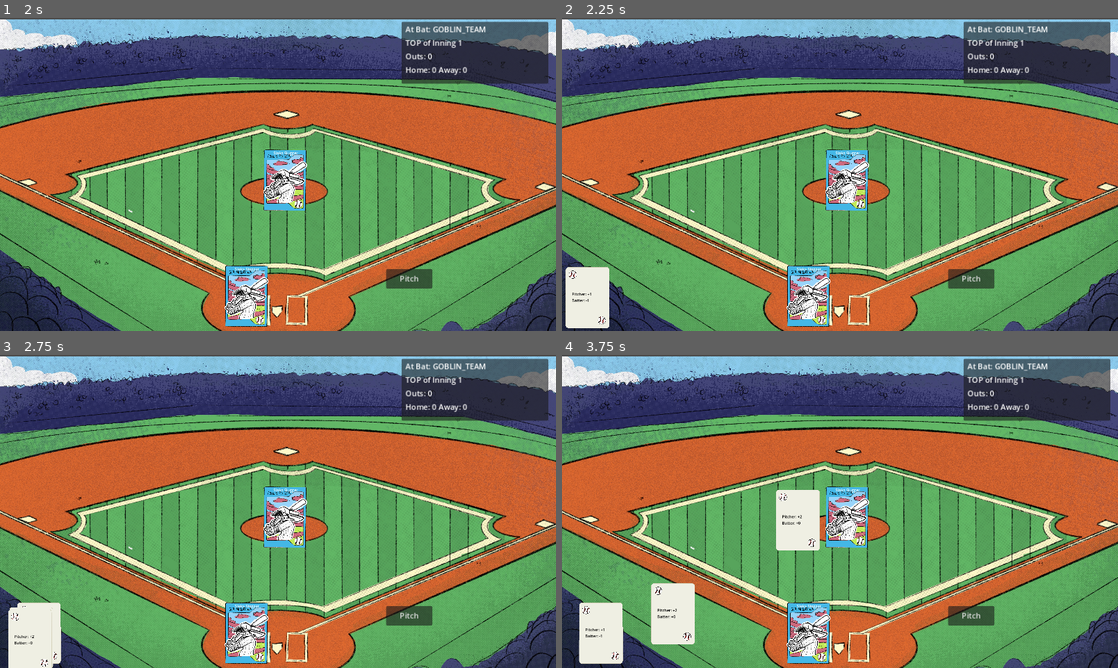
Above: before the commit, frames 1-4 (two rows, left to right).
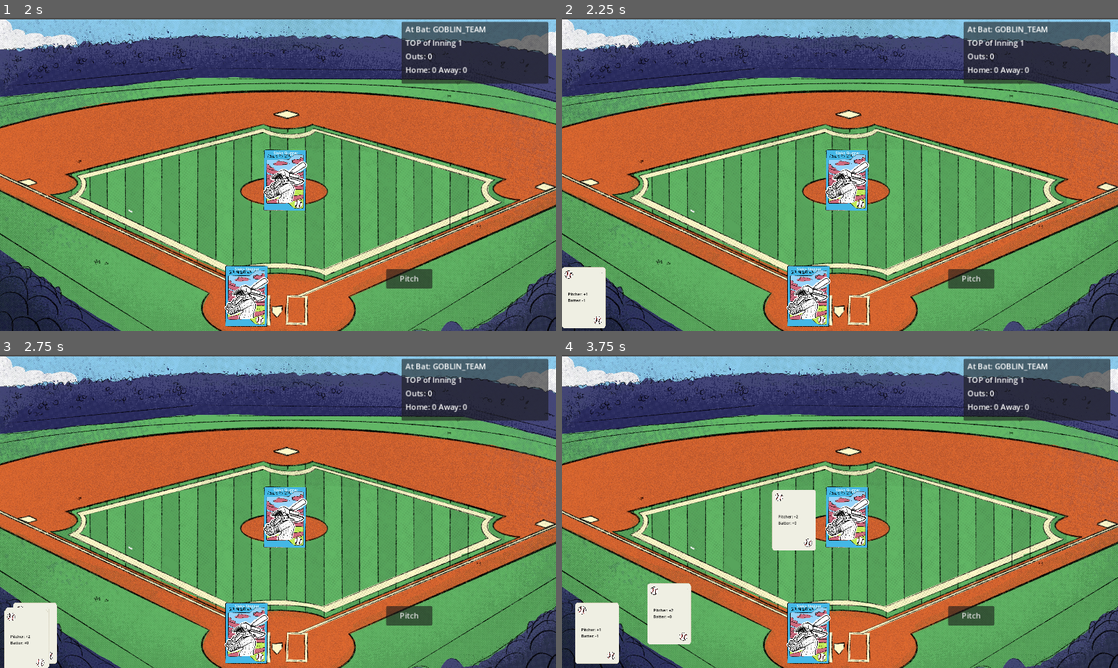
Above: after the commit, the same moments.

Repository: Zami77/MonsterModeBaseball
Game: Godot game, scene res://src/managers/game_manager/GameManager.tscn
The game is run twice, just before and just after one commit, with the same random seed, the same clock (stepped at 60 frames per second) and the same inputs. Sound files missing from this copy of the repository are replaced by a short silence.
Inputs (mouse positions are in pixels of both pictures, inside the frame that each line leads up to):
- Up to frame 1 (2 s): move the mouse to (400, 158) at 0.52 s; press the mouse at (400, 158) at 0.53 s; release the mouse at (400, 158) at 1.25 s; click "Play Game" at 1.25 s
- Up to frame 2 (2.25 s): move the mouse to (728, 190) at 2.02 s; click (728, 190) at 2.1 s
- Up to frame 3 (2.75 s): no input
- Up to frame 4 (3.75 s): move the mouse to (600, 633) at 2.77 s; press the mouse at (600, 633) at 2.78 s; move the mouse to (645, 633) at 3.52 s; release the mouse at (645, 633) at 3.53 s; click (645, 633) at 3.6 s

Frame 1 is identical in both runs. In frame 2, 0.4% of the frame differs, in the area x 0-9%, y 79-100%; in frame 3, 0.5%; in frame 4, 1.3%, in the area x 2-47%, y 43-99%.

Commit message:
special card system impl

Diff:
--- a/src/dice_chucker/DiceChucker.tscn
+++ b/src/dice_chucker/DiceChucker.tscn
@@ -56,8 +56,12 @@
 "values": [0.0, 4.71239, 6.28319]
 }
 
+[sub_resource type="Animation" id="Animation_vnf2p"]
+resource_name = "change"
+
 [sub_resource type="AnimationLibrary" id="AnimationLibrary_002gp"]
 _data = {
+"change": SubResource("Animation_vnf2p"),
 "chuck": SubResource("Animation_nqmap")
 }
 
--- a/src/managers/match_manager/MatchManager.gd
+++ b/src/managers/match_manager/MatchManager.gd
@@ -61,6 +61,7 @@
 		special_card_hand.add_card_to_hand(new_card)
 
 func _setup_inning() -> void:
+	match_state = MatchState.MID_MATCH
 	special_card_selected = null
 	_get_next_batter()
 	_get_next_pitcher()
@@ -100,6 +101,27 @@
 
 	bases_manager.batter_dice_chucker.chuck_dice(batter_roll)
 	await bases_manager.batter_dice_chucker.value_shown
+
+	if special_card_selected:
+		special_card_selected.special_card.play_use_card_animations()
+
+		var batter_modifier = special_card_selected.special_card.batter_roll_modifier
+		var pitcher_modifier = special_card_selected.special_card.pitcher_roll_modifier
+
+		if pitcher_modifier != 0:
+			pitcher_roll += pitcher_modifier
+			bases_manager.pitcher_dice_chucker.chuck_dice(pitcher_roll)
+			await bases_manager.pitcher_dice_chucker.value_shown
+		if batter_modifier != 0:
+			batter_roll += batter_modifier
+			bases_manager.batter_dice_chucker.chuck_dice(batter_roll)
+			await bases_manager.batter_dice_chucker.value_shown
+
+		if batter_modifier == 0 and pitcher_modifier == 0:
+			await special_card_selected.special_card.card_used
+
+		special_card_selected.queue_free()
+		special_card_selected = null
 
 	var swing_result
 	if batter_roll >= pitcher_roll:
@@ -123,6 +145,7 @@
 	print("Away Team Score: %d" % [away_team.score])
 
 func _next_frame() -> void:
+	match_state = MatchState.BETWEEN_INNINGS
 	if inning.current_frame == InningFrame.TOP:
 		inning.current_frame = InningFrame.BOTTOM
 	elif inning.current_frame == InningFrame.BOTTOM:
@@ -154,9 +177,16 @@
 	emit_signal("special_card_moved_to_position")
 
 func _on_pitch_swing_button_pressed() -> void:
-	if match_state == MatchState.END_MATCH or match_state == MatchState.MID_PITCH_SWING or special_cards_moving:
+	if not _is_valid_pitch_swing():
 		return
+
 	_execute_swing()
+
+func _is_valid_pitch_swing() -> bool:
+	return  (
+		match_state == MatchState.MID_MATCH or
+		special_cards_moving
+	)
 
 func _on_run_scored(monster: MonsterCharacter) -> void:
 	if inning.current_frame == InningFrame.TOP:
@@ -192,7 +222,7 @@
 	else:
 		_move_special_card_to_position(special_card, bases_manager.batter_special_card_position.global_position)
 
-	await get_tree().create_timer(0.1).timeout
+	await get_tree().create_timer(0.1).timeout # buffer to prevent soft lock
 
 	if special_card_selected:
 		special_card_hand.add_card_to_hand(special_card_selected)
--- a/src/managers/match_manager/bases_manager/BasesManager.tscn
+++ b/src/managers/match_manager/bases_manager/BasesManager.tscn
@@ -21,7 +21,7 @@
 position = Vector2(160, 64)
 
 [node name="BatterSpecialCard" type="Node2D" parent="HomeBase"]
-position = Vector2(-80, 0)
+position = Vector2(-96, 0)
 
 [node name="FirstBase" type="Node2D" parent="."]
 position = Vector2(1056, 256)
--- a/src/managers/match_manager/special_card_hand_manager/SpecialCardHandManager.gd
+++ b/src/managers/match_manager/special_card_hand_manager/SpecialCardHandManager.gd
@@ -46,6 +46,7 @@
 
 func remove_card_from_hand(special_card: SpecialCardWrapper) -> void:
 	cards_in_hand.erase(special_card)
+	special_card.card_selected.disconnect(_on_card_selected)
 	_setup_hand()
 
 func _on_card_selected(card: SpecialCardWrapper, card_index: int) -> void:
--- a/src/special_cards/SpecialCard.gd
+++ b/src/special_cards/SpecialCard.gd
@@ -2,6 +2,7 @@
 extends Node2D
 
 signal card_selected
+signal card_used
 
 @export var card_name: CardName
 @export var pitcher_roll_modifier: int = 0
@@ -9,6 +10,7 @@
 
 @onready var card_text_label: Label = $CardTextLabel
 @onready var selectable_area: Area2D = $SelectableArea2D
+@onready var animation_player: AnimationPlayer = $AnimationPlayer
 
 enum CardName {
 	PITCHER_PLUS_TWO,
@@ -21,6 +23,14 @@
 	_setup_card_text()
 
 	selectable_area.input_event.connect(_on_selectable_area_input_event)
+
+func play_use_card_animations() -> void:
+	animation_player.play("shake")
+	await animation_player.animation_finished
+	animation_player.play("disappear")
+	await animation_player.animation_finished
+
+	emit_signal("card_used")
 
 func _setup_card_text() -> void:
 	card_text_label.text = ""
--- a/src/special_cards/SpecialCard.tscn
+++ b/src/special_cards/SpecialCard.tscn
@@ -7,7 +7,46 @@
 [sub_resource type="RectangleShape2D" id="RectangleShape2D_pf00r"]
 size = Vector2(192, 256)
 
+[sub_resource type="Animation" id="Animation_n4jbs"]
+resource_name = "shake"
+length = 0.4
+tracks/0/type = "value"
+tracks/0/imported = false
+tracks/0/enabled = true
+tracks/0/path = NodePath(".:position")
+tracks/0/interp = 1
+tracks/0/loop_wrap = true
+tracks/0/keys = {
+"times": PackedFloat32Array(0, 0.1, 0.2, 0.3, 0.4),
+"transitions": PackedFloat32Array(1, 1, 1, 1, 1),
+"update": 0,
+"values": [Vector2(0, 0), Vector2(-16, 0), Vector2(0, 0), Vector2(16, 0), Vector2(0, 0)]
+}
+
+[sub_resource type="Animation" id="Animation_pcpym"]
+resource_name = "disappear"
+length = 0.3
+tracks/0/type = "value"
+tracks/0/imported = false
+tracks/0/enabled = true
+tracks/0/path = NodePath(".:modulate")
+tracks/0/interp = 1
+tracks/0/loop_wrap = true
+tracks/0/keys = {
+"times": PackedFloat32Array(0, 0.3),
+"transitions": PackedFloat32Array(1, 1),
+"update": 0,
+"values": [Color(1, 1, 1, 1), Color(1, 1, 1, 0)]
+}
+
+[sub_resource type="AnimationLibrary" id="AnimationLibrary_b17ew"]
+_data = {
+"disappear": SubResource("Animation_pcpym"),
+"shake": SubResource("Animation_n4jbs")
+}
+
 [node name="SpecialCard" type="Node2D"]
+position = Vector2(-16, 0)
 script = ExtResource("1_qv1ro")
 
 [node name="CardFrame" type="TextureRect" parent="."]
@@ -31,3 +70,8 @@
 [node name="CollisionShape2D" type="CollisionShape2D" parent="SelectableArea2D"]
 position = Vector2(96, 128)
 shape = SubResource("RectangleShape2D_pf00r")
+
+[node name="AnimationPlayer" type="AnimationPlayer" parent="."]
+libraries = {
+"": SubResource("AnimationLibrary_b17ew")
+}
Not shown: 1 places in src/dice_chucker/DiceChucker.tscn that only renumber resources
Not shown: 1 places in src/special_cards/SpecialCard.tscn that only renumber resources
